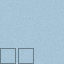
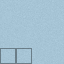
Revision of a layered 64px x 64px image; what changed, layer by layer:
painted on "Edging" over bbox(16, 48, 34, 64)
